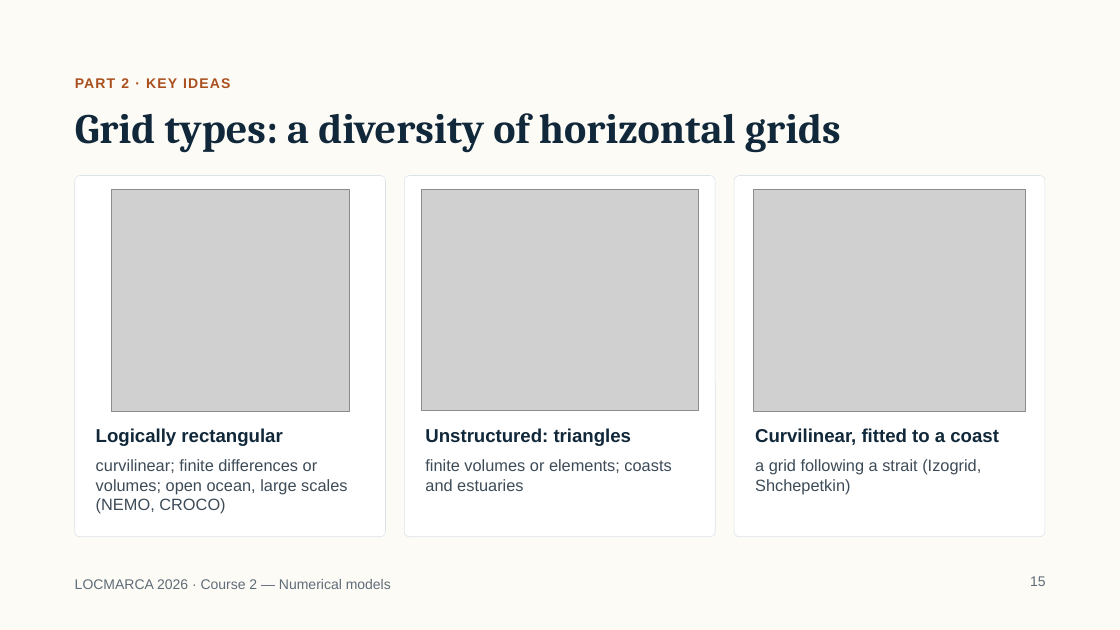
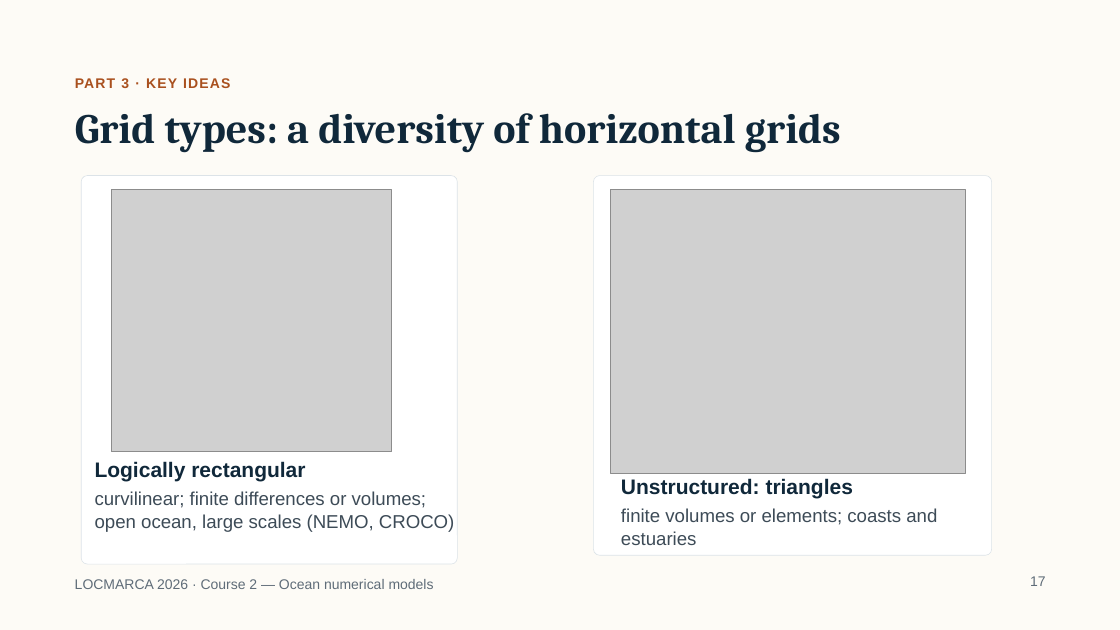
Before and after one commit to gcambon/script-locmarca, a slide deck: slide 17 of Courses/02_course_numerical_models.pptx (slide 15 before the commit). Drawn at 1120x630 pixels with LibreOffice and Linux fonts; fonts in the diff are those of the drawing; grey boxes stand for pictures. Boxes give left, top, right and bottom in pixels: in the first picture for what was removed or moved away, otherwise in the second. Text is boxed around its words. In the diff, an @@ line names an element or a change of style, - is before the commit and + after.

Commit message:
Update course ...

```diff
--- a/Courses/02_course_numerical_models.pptx
+++ b/Courses/02_course_numerical_models.pptx
@@ rounded rectangle: place and size @@
-rounded rectangle at <box>75,176,386,537</box>
+rounded rectangle at <box>82,176,458,565</box>
@@ rounded rectangle: place and size @@
-rounded rectangle at <box>405,176,716,537</box>
+rounded rectangle at <box>594,176,992,555</box>
@@ rounded rectangle removed at <box>734,176,1045,537</box> @@
@@ picture: place and size @@
-picture at <box>111,189,350,412</box>
+picture at <box>111,190,392,452</box>
@@ picture: place and size @@
-picture at <box>421,190,698,412</box>
+picture at <box>610,190,965,474</box>
@@ picture removed at <box>754,189,1027,412</box> @@
@@ text removed at <box>755,428,999,445</box> @@
-Curvilinear, fitted to a coast
@@ text "Logically rectangular": place and size @@
-text "Logically rectangular" at <box>96,428,282,446</box>
+text "Logically rectangular" at <box>95,461,305,482</box>
@@ text "Logically rectangular" at <box>95,461,305,482</box>: size 16 to 18 pt @@
@@ text "Unstructured: triangles" at <box>621,478,853,498</box>: size 16 to 18 pt @@
@@ text "Unstructured: triangles": place and size @@
-text "Unstructured: triangles" at <box>425,428,632,446</box>
+text "Unstructured: triangles" at <box>621,478,853,498</box>
@@ text removed at <box>755,459,981,494</box> @@
-a grid following a strait (Izogrid, Shchepetkin)
@@ text "curvilinear; finite differences or volumes; ...": place and size @@
-text "curvilinear; finite differences or volumes; ..." at <box>96,459,347,514</box>
+text "curvilinear; finite differences or volumes; ..." at <box>95,491,454,532</box>
@@ text "curvilinear; finite differences or volumes; ..." at <box>95,491,454,532</box>: size 14 to 16 pt @@
@@ text "finite volumes or elements; coasts ..." at <box>621,508,937,545</box>: size 14 to 16 pt @@
@@ text "finite volumes or elements; coasts ...": place and size @@
-text "finite volumes or elements; coasts ..." at <box>425,459,671,491</box>
+text "finite volumes or elements; coasts ..." at <box>621,508,937,545</box>
@@ text at <box>75,579,434,589</box>: text changed @@
-LOCMARCA 2026 · Course 2 — Numerical models
+LOCMARCA 2026 · Course 2 — Ocean numerical models
@@ page number at <box>1030,576,1046,586</box>: text changed @@
-15
+17
```
Also in this commit, not shown: 28 other slides changed, 7 slides added, 1 slide removed, 5 other files.
